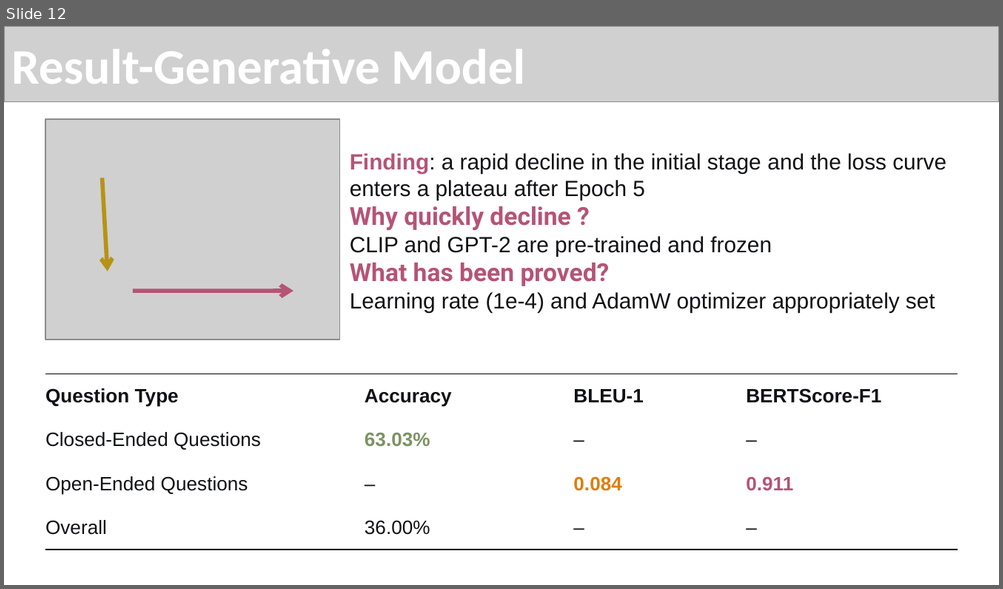
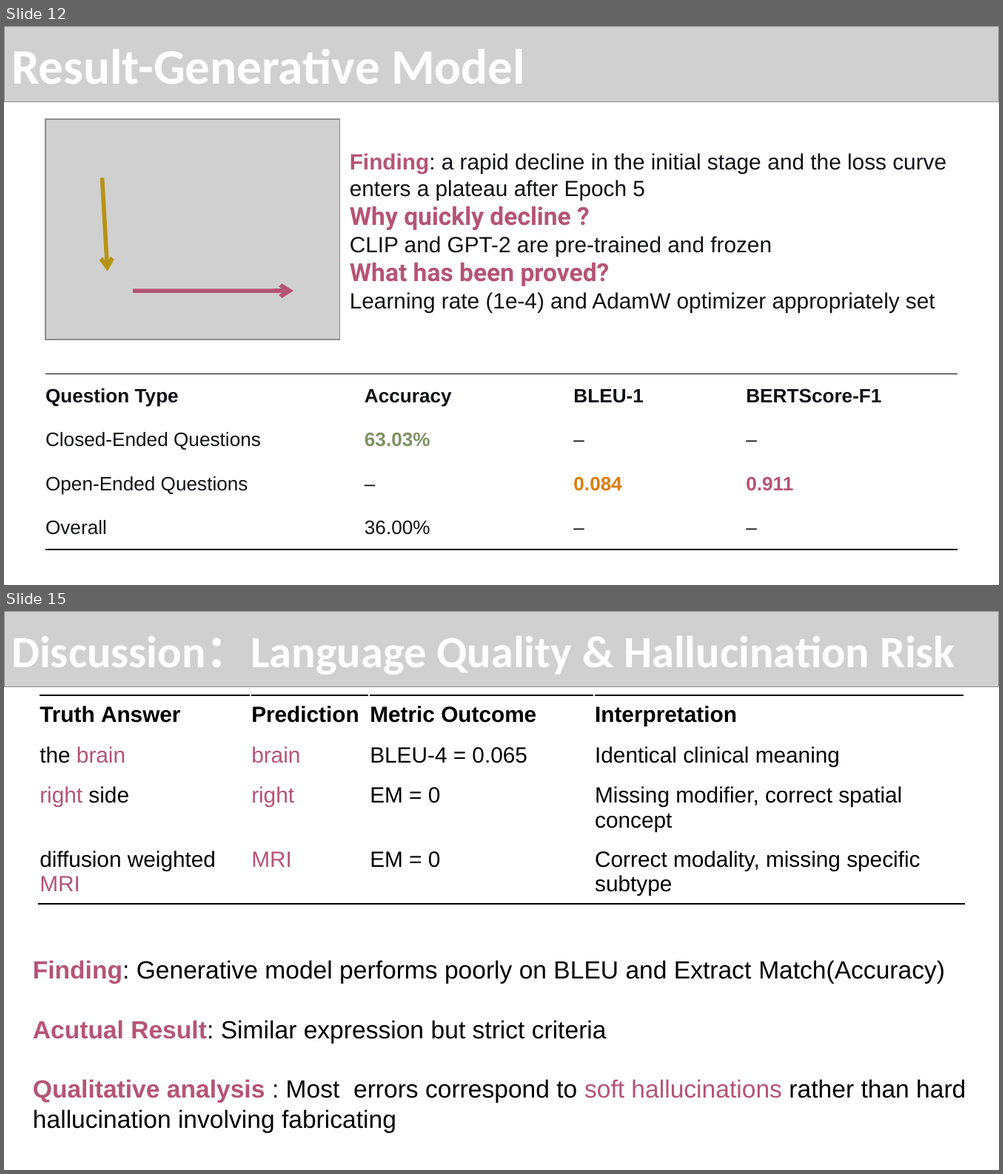
Before and after one commit to zhongjp21-coder/WOA7015_AlternativeAsscement, a slide deck: Report Dir/WOX7001_assignment2_zouting(24201617).pptx. Shown one above the other, each under a label of ours: slide 12 before the commit, slides 12 and 15 after it; the slides between them are not shown. The pictures are 1003x589 and 1003x1174 pixels, drawn with LibreOffice and Linux fonts; fonts in the diff are those of the drawing; grey boxes stand for pictures. Boxes give left, top, right and bottom in pixels: in the first picture for what was removed or moved away, otherwise in the second. Text is boxed around its words. In the diff, an @@ line names an element or a change of style, - is before the commit and + after.

```diff
--- a/Report Dir/WOX7001_assignment2_zouting(24201617).pptx
+++ b/Report Dir/WOX7001_assignment2_zouting(24201617).pptx
@@ slide 15 added at bbox=[4, 611, 999, 1170], background #FFFFFF @@
@@ picture added at bbox=[4, 611, 999, 686] @@
@@ title added at bbox=[11, 636, 955, 675], 32.4 pt, text #FFFFFF, bold @@
+Discussion：Language Quality & Hallucination Risk
@@ table added at bbox=[39, 695, 964, 914], 4 rows, 4 columns @@
+Truth Answer | Prediction | Metric Outcome | Interpretation
+the brain | brain | BLEU-4 = 0.065 | Identical clinical meaning
+right side | right | EM = 0 | Missing modifier, correct spatial concept
+diffusion weighted MRI | MRI | EM = 0 | Correct modality, missing specific subtype
@@ text added at bbox=[33, 960, 965, 1133], 18 pt, text #000000 @@
+Finding: Generative model performs poorly on BLEU and Extract Match(Accuracy)
+Acutual Result: Similar expression but strict criteria
+Qualitative analysis : Most errors correspond to soft hallucinations rather than hard hallucination involving fabricating
```
Also in this commit, not shown: 1 slide changed, 2 other slides added, 2 slides removed.
